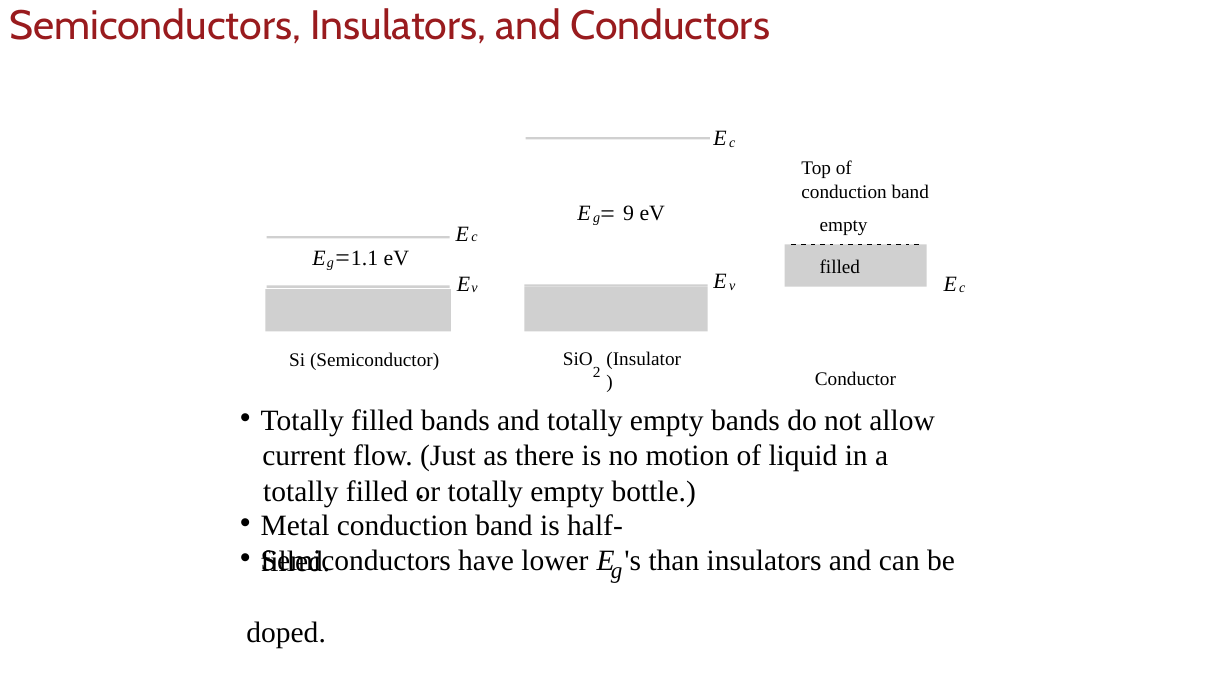
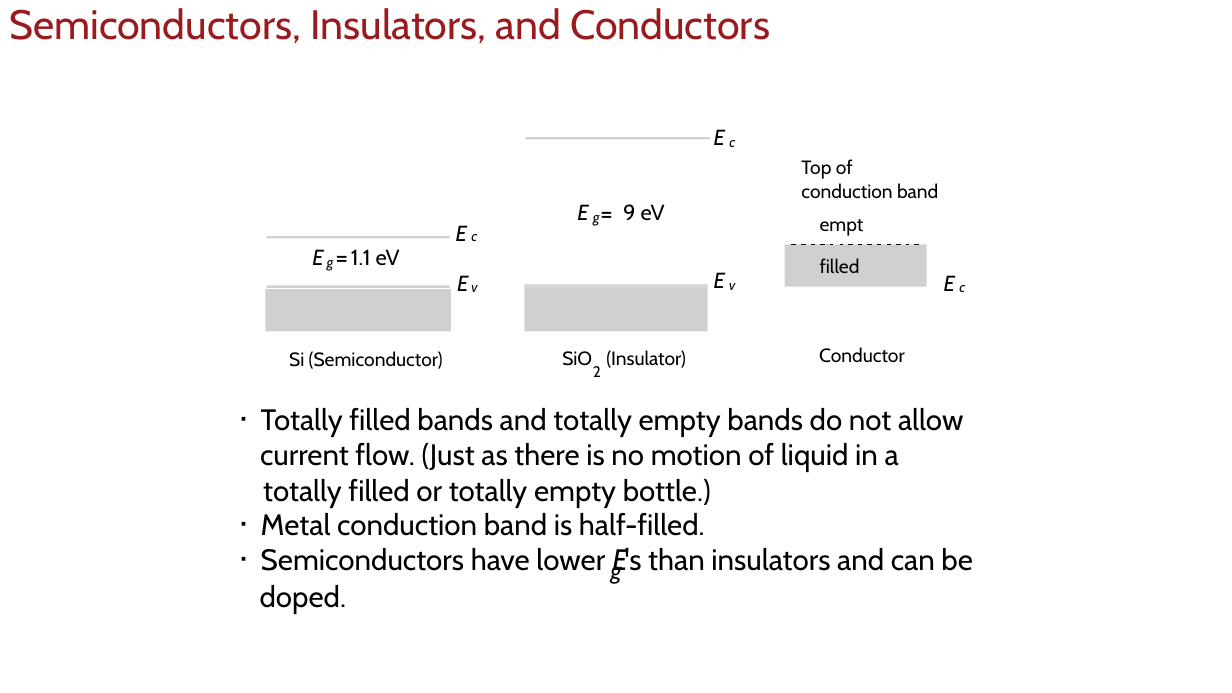
Before and after one commit to uscee105/ee105, a slide deck: slide 17 of assets/module-2-device/mod-2-lecture-9-devices-1.pptx (slide 15 before the commit). Drawn at 1232x693 pixels with LibreOffice and Linux fonts; fonts in the diff are those of the drawing; grey boxes stand for pictures; background and template pictures are left out. Boxes give left, top, right and bottom in pixels: in the first picture for what was removed or moved away, otherwise in the second. Text is boxed around its words. In the diff, an @@ line names an element or a change of style, - is before the commit and + after.

```diff
--- a/assets/module-2-device/mod-2-lecture-9-devices-1.pptx
+++ b/assets/module-2-device/mod-2-lecture-9-devices-1.pptx
@@ font Times New Roman to Cabin in 35 elements at [471,285,477,292], [327,260,333,270], [351,249,400,265], [593,215,599,226], [623,204,665,220], [562,351,592,366], [729,283,735,290], [260,443,899,508], [611,558,622,584], [289,351,443,369], [593,366,601,377], [471,234,477,241], [606,350,686,368], [801,159,853,179], [820,258,860,273], [261,548,627,577], [819,347,905,363], [639,411,721,437], [312,249,323,265], [456,225,467,241], [457,275,468,291], [714,129,725,145], [577,204,588,220], [714,272,725,288], [944,275,955,291], [260,585,347,614], [801,183,938,199], [959,285,965,292], [729,140,735,147], [261,513,705,536], [261,408,963,437], [624,548,972,571], [601,197,621,228], [418,469,424,505], [335,241,348,273] @@
@@ text at [240,397,256,433]: text changed; font Arial to Cabin @@
-•
+·
@@ text at [240,503,256,539]: text changed; font Arial to Cabin @@
-•
+·
@@ text at [240,538,256,574]: text changed; font Arial to Cabin @@
-•
+·
```
Also in this commit, not shown: 12 other slides changed, 8 slides added, 26 other files.
